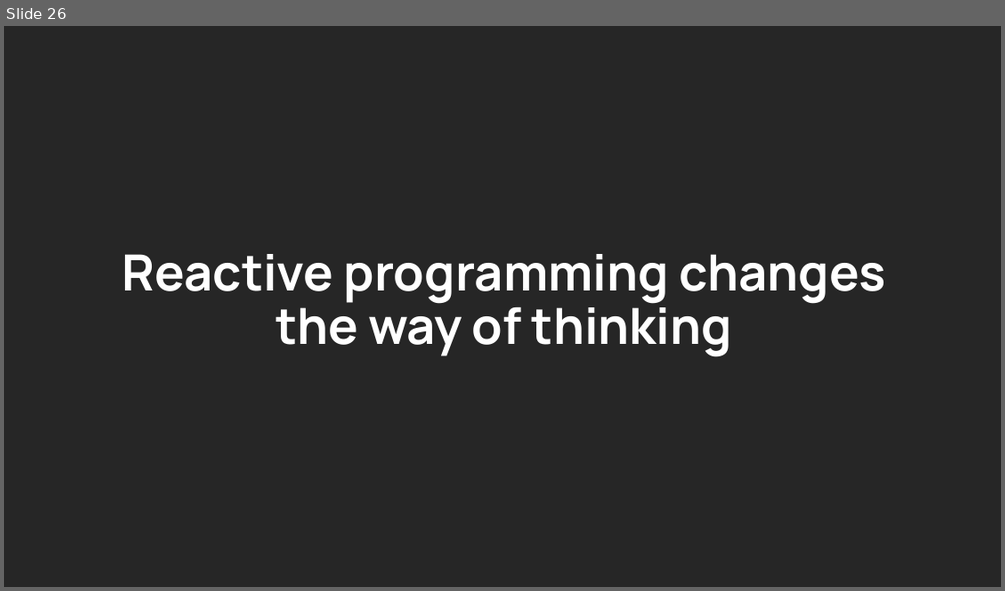
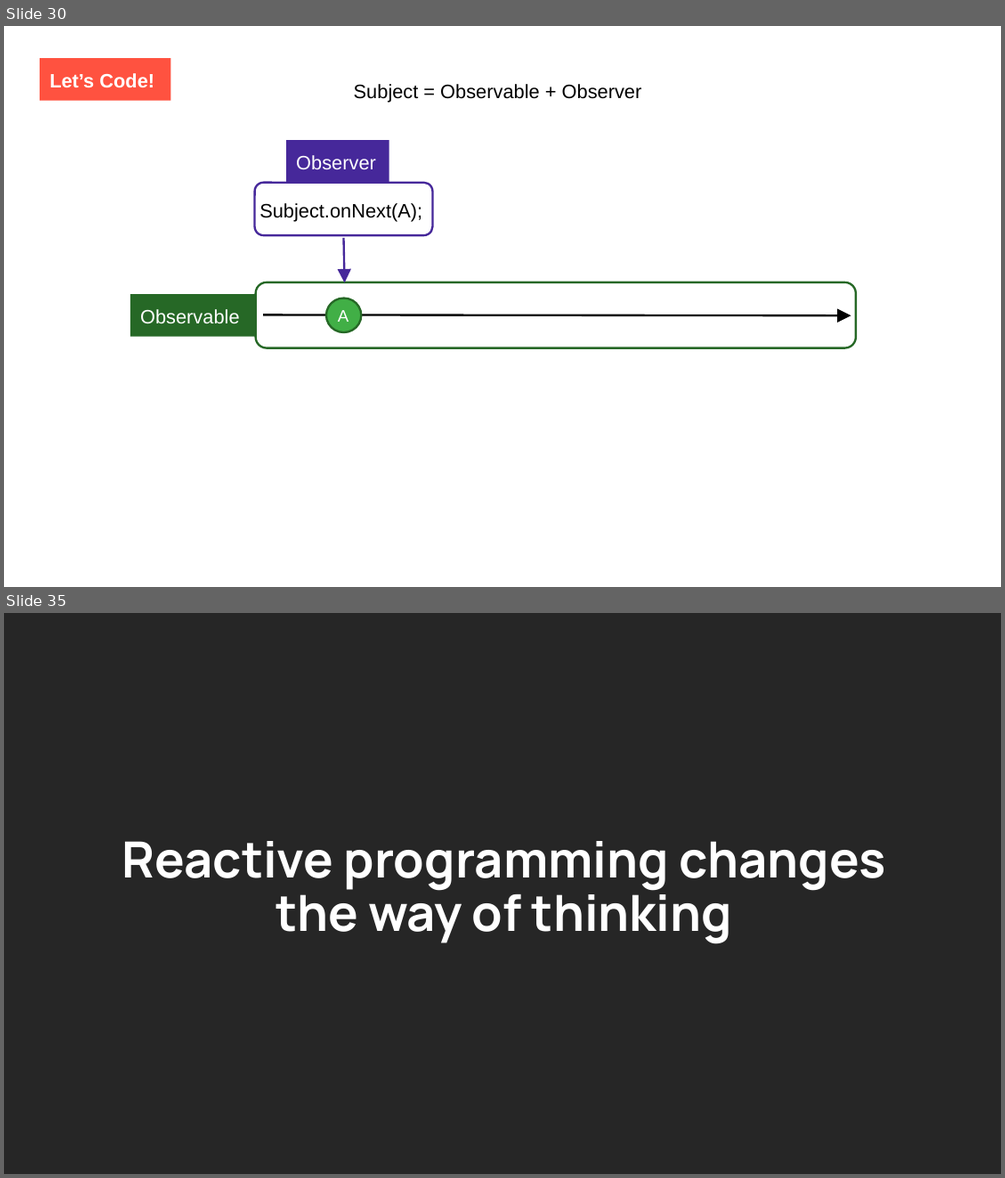
Before and after one commit to luciapayo/DroidconPresentation, a slide deck: Presentation/DroidconRx.potx.pptx. Shown one above the other, each under a label of ours: slide 26 before the commit, slides 30 and 35 after it; the slides between them are not shown. The pictures are 1005x591 and 1005x1178 pixels, drawn with LibreOffice and Linux fonts; fonts in the diff are those of the drawing; background and template pictures are left out. Boxes give left, top, right and bottom in pixels: in the first picture for what was removed or moved away, otherwise in the second. Text is boxed around its words. In the diff, an @@ line names an element or a change of style, - is before the commit and + after.

```diff
--- a/Presentation/DroidconRx.potx.pptx
+++ b/Presentation/DroidconRx.potx.pptx
@@ slide 30 added at <box>4,26,1001,587</box>, background picture (left out) @@
@@ rectangle added at <box>40,58,171,100</box>, fill #FF5240, 14 pt, text #FFFFFF, bold @@
+Let’s Code!
@@ text added at <box>354,84,642,103</box>, 14 pt, text #000000 @@
+Subject = Observable + Observer
@@ rectangle added at <box>286,140,388,182</box>, fill #46289A, 14 pt, text #FFFFFF @@
+Observer
@@ rounded rectangle added at <box>254,183,431,235</box>, outline #46289A 1.5 pt @@
@@ text added at <box>259,203,422,222</box>, 14 pt, text #000000 @@
+Subject.onNext(A);
@@ arrow added from (344, 237) to (345, 282), #46289A 1.5 pt @@
@@ rounded rectangle added at <box>255,282,855,348</box>, outline #266826 1.5 pt @@
@@ rectangle added at <box>130,294,256,336</box>, fill #266826, 14 pt, text #FFFFFF @@
+Observable
@@ arrow added from (263, 315) to (851, 315), #000000 1.5 pt @@
@@ ellipse added at <box>326,298,361,332</box>, fill #41AF46, outline #266826 1.5 pt @@
@@ text added at <box>338,310,348,321</box>, 12 pt, text #FFFFFF @@
+A
@@ what was slide 26 is now slide 35 @@
```
Also in this commit, not shown: 16 slides changed, 37 other slides added, 9 slides removed, 6 other files.
